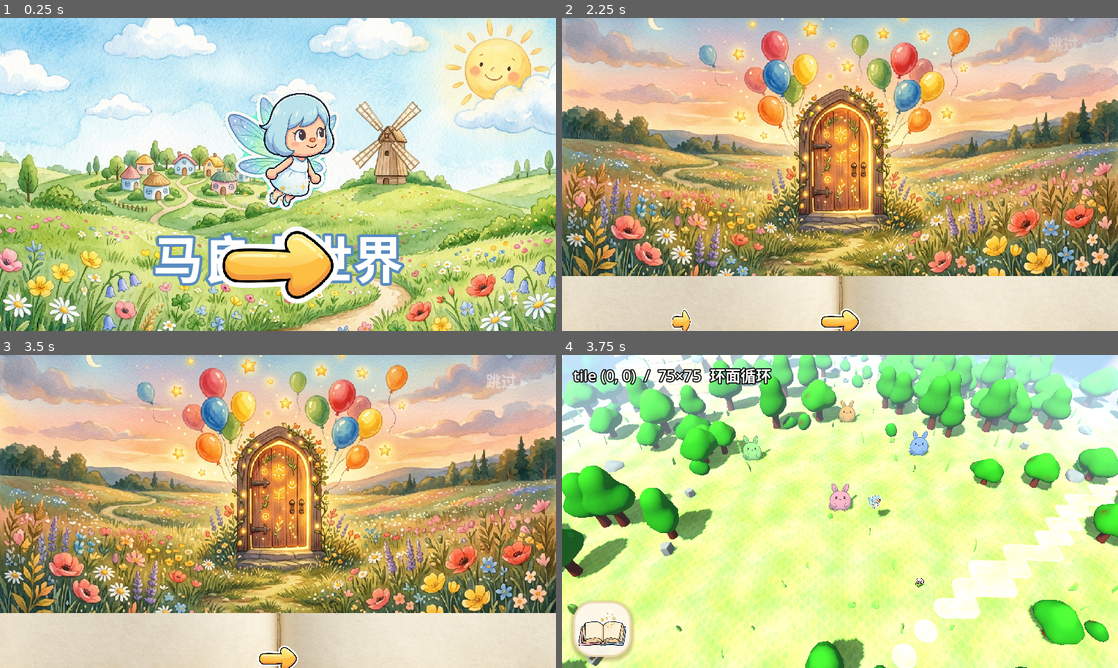
Above: before the commit, frames 1-4 (two rows, left to right).
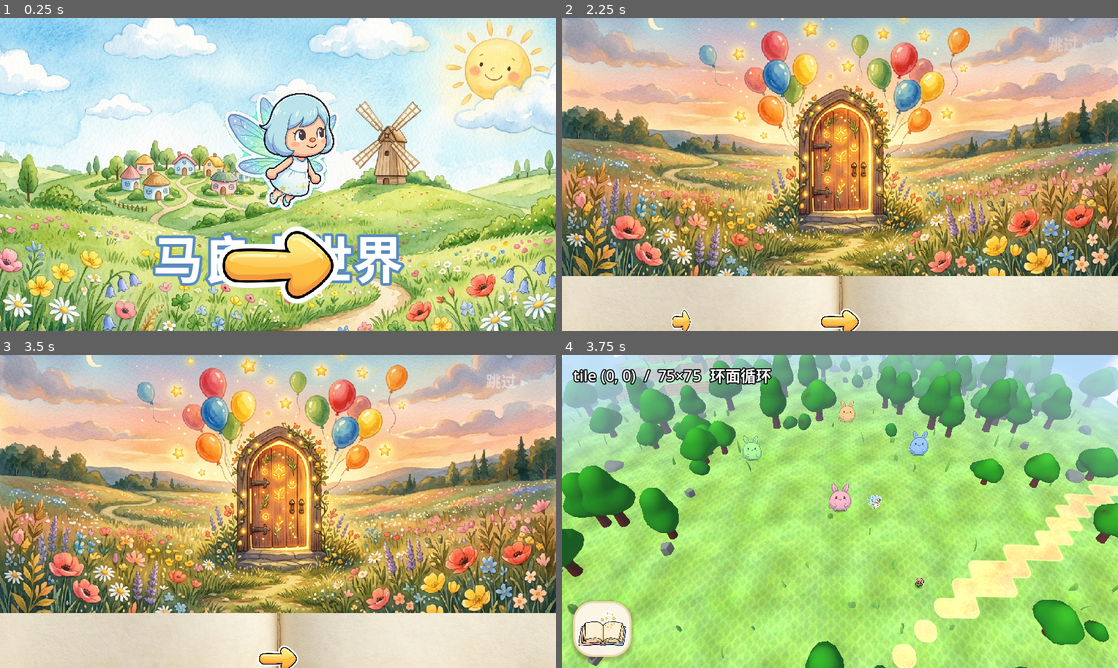
Above: after the commit, the same moments.

Repository: hoveychen/maliang
Game: Godot game, scene res://menu.tscn
The game is run twice, just before and just after one commit, with the same random seed, the same clock (stepped at 60 frames per second) and the same inputs. Sound files missing from this copy of the repository are replaced by a short silence.
Inputs (mouse positions are in pixels of both pictures, inside the frame that each line leads up to):
- Up to frame 1 (0.25 s): no input
- Up to frame 2 (2.25 s): tap Enter (ui_accept) at 0.5, 0.77, 1.07 s; move the mouse to (962, 158) at 0.52 s; hold Right (ui_right) 0.53-1.25 s; click (962, 158) at 0.67 s; click (840, 321) at 1.25 s; click (840, 321) at 2 s
- Up to frame 3 (3.5 s): click "跳过 ▸" at 2.75 s
- Up to frame 4 (3.75 s): tap Enter (ui_accept) at 3.5 s; drag from (728, 527) to (812, 574) at 3.52 s

Frames 1-3 are identical in both runs. In frame 4, 90% of the frame differs, in the area x 0-100%, y 0-100%.

Commit message:
perf(shadow): 实时定向阴影全关换 blob 伪影——老移动 GPU（Mali-G76 实测）阴影一开整帧 ~2.5 倍开销（7↔18fps），与投影几何量/软硬过滤/阴影图尺寸无关；角色/可动物件脚下挂径向渐变暗斑（带 world-bend，角色档关 shader 弯曲防 CPU 预压后双重下坠），小仙子悬浮不挂

Diff:
--- a/scripts/backend.gd
+++ b/scripts/backend.gd
@@ -88,6 +88,11 @@
 		_ws.send_text(JSON.stringify(obj))
 
 func _process(_delta: float) -> void:
+	var t0 := Time.get_ticks_usec()
+	_poll_ws()
+	ProcProf.add("ws", Time.get_ticks_usec() - t0)
+
+func _poll_ws() -> void:
 	_ws.poll()
 	var st := _ws.get_ready_state()
 	if st == WebSocketPeer.STATE_OPEN:
--- /dev/null
+++ b/scripts/blob_shadow.gd
@@ -0,0 +1,41 @@
+class_name BlobShadow
+extends Object
+## 脚下伪影工厂：共享一份 QuadMesh + 材质（shader 带 world-bend 项，远处不悬空）。
+## 背景：实时定向阴影在老移动 GPU 上一开就 ~2.5 倍帧开销（Mali-G76 实测 7↔18fps，
+## 与投影几何量/软硬过滤无关），全场景改平光，影子锚定感由脚下暗斑承担。
+
+## 两档共享 mesh：bend=true 给节点未预弯的 SdfProp；bend=false 给已被
+## world._place_on_bent_ground CPU 预下压的角色（再弯一次会双重下坠钻进地里）。
+static var _meshes := {}
+
+static func _shared_mesh(bend: bool) -> QuadMesh:
+	if not _meshes.has(bend):
+		var m := ShaderMaterial.new()
+		m.shader = load("res://shaders/blob_shadow.gdshader")
+		m.set_shader_parameter("curvature", BendMat.CURVATURE if bend else 0.0)
+		var q := QuadMesh.new()
+		q.orientation = PlaneMesh.FACE_Y
+		q.size = Vector2.ONE
+		q.material = m
+		_meshes[bend] = q
+	return _meshes[bend]
+
+## 挂到角色/物件根节点（锚点在脚底）下；radius 为影斑半径（米）。重复调用先清旧的。
+static func attach(parent: Node3D, radius: float, bend := false) -> void:
+	var old := parent.get_node_or_null("BlobShadow")
+	if old != null:
+		old.queue_free()
+	var mi := MeshInstance3D.new()
+	mi.name = "BlobShadow"
+	mi.mesh = _shared_mesh(bend)
+	mi.scale = Vector3(radius * 2.0, 1.0, radius * 2.0)
+	mi.position.y = 0.2  # 抬离地面：给深度测试留余量（0.04 在远距被地表吃掉）；俯视角看不出悬浮
+	mi.cast_shadow = GeometryInstance3D.SHADOW_CASTING_SETTING_OFF
+	mi.extra_cull_margin = 220.0  # 同 chunk_manager：world-bend 位移防误剔除
+	parent.add_child(mi)
+
+## 摘掉伪影（悬浮的小仙子等不落地角色用——脚下暗斑反而穿帮）。
+static func detach(parent: Node3D) -> void:
+	var old := parent.get_node_or_null("BlobShadow")
+	if old != null:
+		old.queue_free()
--- a/scripts/chunk_manager.gd
+++ b/scripts/chunk_manager.gd
@@ -596,9 +596,10 @@
 		mmi.multimesh = mm
 		mmi.material_override = info["mat"]
 		mmi.extra_cull_margin = CULL_MARGIN
-		# 草丛/灌木不投影：贴地小件影子读不出来，白给阴影 pass 加负担；树影保留（场景锚定感）
-		if key == "bush" or key.begins_with("tuft"):
-			mmi.cast_shadow = GeometryInstance3D.SHADOW_CASTING_SETTING_OFF
+		# 散布物一律不投影：真机（Mali-G76）瓶颈是顶点吞吐，shadow pass 重画全部散布
+		# 几何是 7fps 的主因（关阴影实测 18fps）。树冠平光贴合 Pokopia 风；
+		# 影子锚定感由角色/建筑/可动物件保留投影承担（shadow max distance 45）。
+		mmi.cast_shadow = GeometryInstance3D.SHADOW_CASTING_SETTING_OFF
 		parent.add_child(mmi)
 
 ## 散布种类注册表（懒建）：key → { mesh, mat }。
--- a/scripts/paper_character.gd
+++ b/scripts/paper_character.gd
@@ -59,6 +59,8 @@
 	pixel_size = PLACEHOLDER_HEIGHT / h
 	offset = Vector2(0.0, h / 2.0)
 	texture = tex
+	# 脚下伪影（替代实时阴影，见 BlobShadow 注释）；换贴图重设尺寸时同步重挂
+	BlobShadow.attach(self, clampf(float(tex.get_width()) * pixel_size * 0.38, 0.4, 1.4))
 
 ## 纸片演出参数（world.gd 每帧驱动）：走路飘动幅度 / 待机呼吸卷曲，单位米。
 func set_paper_motion(flutter_amp: float, curl: float) -> void:
--- /dev/null
+++ b/scripts/proc_prof.gd
@@ -0,0 +1,34 @@
+class_name ProcProf
+extends Object
+## 跨脚本 _process 计时账本（debug 定位用）：各处 add() 累计 usec，
+## world._prof_flush 统一 take() 并入 PERF 输出行。
+## Sentinel 对（process_priority 全局排序的最前/最后）测出**整棵场景树**
+## 所有节点 _process 的时间跨度（allproc）——与引擎口径 TIME_PROCESS 的差
+## 即「不在任何节点 _process 里」的主循环内部耗时。
+
+static var acc := {}
+static var _frame_t0 := 0
+
+static func add(key: String, usec: int) -> void:
+	acc[key] = int(acc.get(key, 0)) + usec
+
+static func take() -> Dictionary:
+	var out := acc
+	acc = {}
+	return out
+
+class Sentinel extends Node:
+	var is_start := false
+
+	static func make(start: bool) -> Sentinel:
+		var s := Sentinel.new()
+		s.is_start = start
+		s.name = "ProfSentinelStart" if start else "ProfSentinelEnd"
+		s.process_priority = -100000 if start else 100000
+		return s
+
+	func _process(_delta: float) -> void:
+		if is_start:
+			ProcProf._frame_t0 = Time.get_ticks_usec()
+		else:
+			ProcProf.add("allproc", Time.get_ticks_usec() - ProcProf._frame_t0)
--- a/scripts/sdf_prop.gd
+++ b/scripts/sdf_prop.gd
@@ -81,6 +81,10 @@
 
 	animator = SdfAnimator.new(self)
 	push_uniforms()
+	# 脚下伪影（替代实时阴影，见 BlobShadow 注释）：半径取静止包围盒水平尺寸；
+	# SdfProp 节点未被 CPU 预弯（弯曲在自己 shader 里），blob 走 bend=true 档
+	var aabb := SdfMath.rest_aabb(prims)
+	BlobShadow.attach(self, clampf(maxf(aabb.size.x, aabb.size.z) * 0.4, 0.4, 2.2), true)
 
 ## 把当前基本体姿态打包进两个 pass 的 uniform（动画每帧调用）。
 func push_uniforms() -> void:
@@ -141,6 +145,8 @@
 func _process(delta: float) -> void:
 	if animator == null:
 		return
+	var t0 := Time.get_ticks_usec()
 	_wander_step(delta)
 	animator.advance(delta)
 	push_uniforms()
+	ProcProf.add("sdfprop", Time.get_ticks_usec() - t0)
--- a/scripts/world.gd
+++ b/scripts/world.gd
@@ -186,6 +186,9 @@
 	_setup_fairy_offline()
 	_setup_ear()
 	_setup_hud()
+	# 哨兵对：括住整棵树的 _process 跨度（见 ProcProf 注释）
+	add_child(ProcProf.Sentinel.make(true))
+	add_child(ProcProf.Sentinel.make(false))
 	_setup_backend()
 	api = Api.new()
 	api.name = "Api"
@@ -211,12 +214,10 @@
 	light.rotation_degrees = Vector3(-55.0, -40.0, 0.0)
 	light.light_color = Color(1.0, 0.96, 0.86) # 暖阳（Pokopia 式午后柔光）
 	light.light_energy = 1.25
-	# 弯曲已改为世界空间位移（world_bend.gdshader）：相机/shadow pass 几何一致，可开阴影。
-	# 单 split 正交 + 短距离：Android 平板便宜；雾在 ~95 淡出，阴影只需覆盖近处。
-	light.shadow_enabled = true
-	light.directional_shadow_mode = DirectionalLight3D.SHADOW_ORTHOGONAL
-	light.directional_shadow_max_distance = 90.0
-	light.shadow_blur = 1.5
+	# 实时阴影不开：老移动 GPU（Mali-G76 实测）定向阴影一开整帧 ~2.5 倍开销
+	# （7↔18fps），且与投影几何量、软/硬过滤、阴影图尺寸都无关——是阴影管线本身的代价。
+	# 影子锚定感由 BlobShadow 脚下暗斑承担（角色/可动物件），布景平光贴合 Pokopia 风。
+	light.shadow_enabled = false
 	add_child(light)
 
 	var we := WorldEnvironment.new()
@@ -346,6 +347,7 @@
 	node.pixel_size = 5.0 / float(tex.get_height())
 	node.offset = Vector2(0.0, float(tex.get_height()) / 2.0)
 	node.modulate = Color.WHITE
+	BlobShadow.attach(node, clampf(float(tex.get_width()) * node.pixel_size * 0.38, 0.4, 1.4))
 
 ## 离线模式的小仙子随从（在线时 _bootstrap 会清掉、换成服务端小神仙）。
 ## 悬浮飞行：不登记占用图、不走寻路，由 _update_fairy 驱动跟随玩家。
@@ -355,6 +357,7 @@
 	add_child(node)
 	node.setup(tex, Color.WHITE, "小神仙")
 	node.pixel_size = FAIRY_HEIGHT / float(tex.get_height())
+	BlobShadow.detach(node) # 悬浮飞行不落地，脚下暗斑穿帮
 	var spawn := WorldGrid.wrap_pos(player["logical"] + Vector2(3.0, 2.0))
 	npcs.append({ "node": node, "logical": spawn, "id": "fairy_local", "is_fairy": true, "hover": FAIRY_HOVER })
 	fairy_voice = FairyVoice.new()
@@ -732,14 +735,19 @@
 	_prof_frames += 1
 	if _prof_t < 2.0:
 		return
+	var total := 0
+	for k in _prof:
+		total += _prof[k]
+	_prof.merge(ProcProf.take())  # 其他脚本的账本（allproc/sdfprop/ws…）并入展示，不计入 world 合计
 	var keys := _prof.keys()
 	keys.sort_custom(func(a, b): return _prof[a] > _prof[b])
-	var total := 0
-	for k in keys:
-		total += _prof[k]
 	var n := maxi(_prof_frames, 1)
-	var line := "PERF %.1fms/f:" % (float(total) / 1000.0 / n)
-	for k in keys.slice(0, 8):
+	# eng = 引擎口径 TIME_PROCESS（整个 process 步，含所有节点 _process 与可能的交换链等待），
+	# 与分段合计的差 = world._process 之外的时间，用于判断热点归属
+	var line := "PERF %.1fms/f eng=%.1f nodes=%d:" % [float(total) / 1000.0 / n,
+			Performance.get_monitor(Performance.TIME_PROCESS) * 1000.0,
+			int(Performance.get_monitor(Performance.OBJECT_NODE_COUNT))]
+	for k in keys.slice(0, 10):
 		line += " %s=%.1f" % [k, float(_prof[k]) / 1000.0 / n]
 	print(line)
 	_prof.clear()
@@ -1443,11 +1451,13 @@
 	if is_fairy:
 		# 小仙子随从：头部大小（时之笛式），无论真图/占位都按 FAIRY_HEIGHT 归一
 		npc.pixel_size = FAIRY_HEIGHT / float(tex.get_height())
+		BlobShadow.detach(npc) # 悬浮飞行不落地，脚下暗斑穿帮
 	elif real:
 		# 生成图分辨率高，按高度归一化到约 6 单位，脚底对齐原点
 		var h := float(tex.get_height())
 		npc.pixel_size = 6.0 / h
 		npc.offset = Vector2(0.0, h / 2.0)
+		BlobShadow.attach(npc, clampf(float(tex.get_width()) * npc.pixel_size * 0.38, 0.4, 1.4))
 	var logical := at_logical
 	if logical == Vector2.INF:
 		# 小世界：忽略后端旧坐标(原 1000×1000 的 tile 500)，统一放到村庄中心(chunk2 = world 中心)
--- /dev/null
+++ b/shaders/blob_shadow.gdshader
@@ -0,0 +1,21 @@
+shader_type spatial;
+render_mode unshaded, blend_mix, depth_draw_never, cull_back, world_vertex_coords;
+// 脚下伪影（blob shadow）：实时定向阴影在老移动 GPU 上一开就 ~2.5 倍帧开销
+// （Mali-G76 实测 7↔18fps，与投影几何量/软硬过滤无关），全场景改平光 + 角色脚下暗斑。
+// 跟 world_bend.gdshader 同一条世界空间弯曲项，远处不悬空。
+
+// curvature 置 0 = 关掉本 shader 的弯曲：角色节点已被 world._place_on_bent_ground
+// CPU 预下压（子节点跟着沉），再弯一次就双重下坠钻进地里；SdfProp 节点没预压才需要弯。
+uniform float curvature = 0.0015;
+uniform float strength : hint_range(0.0, 1.0) = 0.38;
+
+void vertex() {
+	VERTEX.y -= curvature * dot(VERTEX.xz, VERTEX.xz);
+}
+
+void fragment() {
+	float d = length(UV - vec2(0.5)) * 2.0;
+	ALBEDO = vec3(0.0);
+	// 注意 smoothstep 边界必须 edge0<edge1（反着写是 GLSL 未定义行为，部分驱动恒 0）
+	ALPHA = strength * (1.0 - smoothstep(0.35, 1.0, d));
+}
Not shown, added: scripts/blob_shadow.gd.uid
Not shown, added: scripts/proc_prof.gd.uid
Not shown, added: shaders/blob_shadow.gdshader.uid
Not shown, added: addons/maliang_asr/bin
Not shown, added: android
